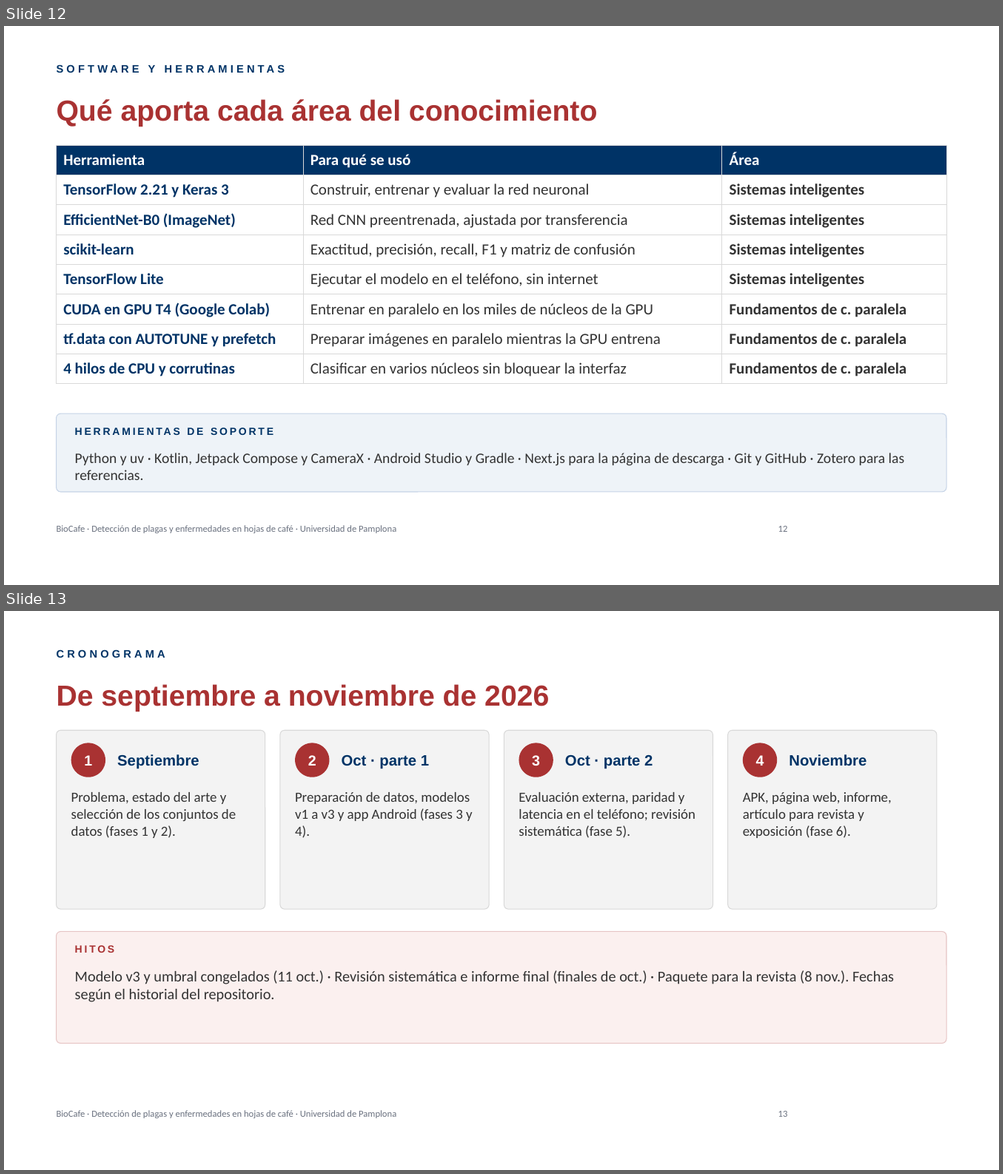
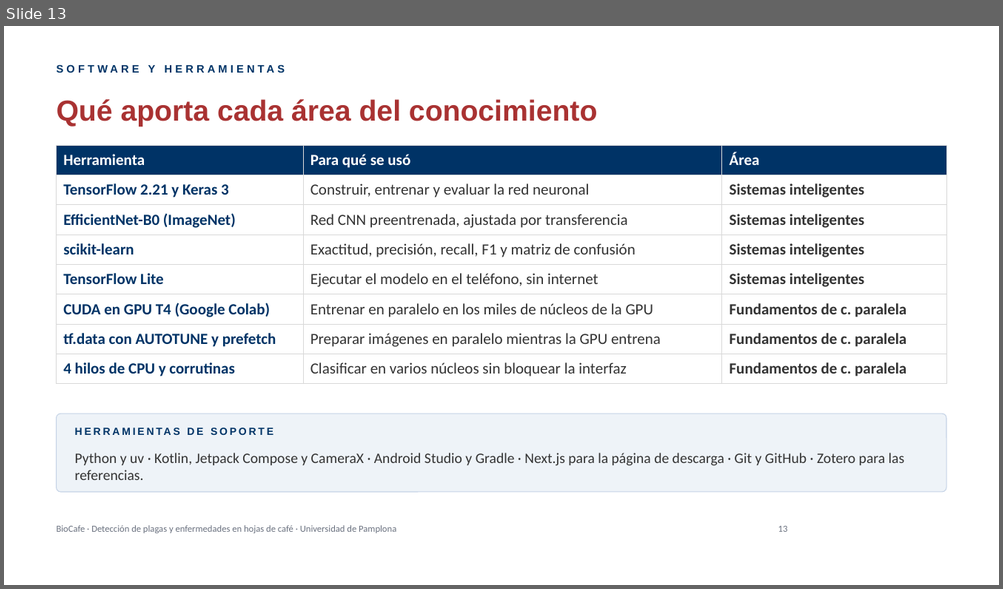
Before and after one commit to heyleyp14/cafe, a slide deck: entrega/Presentacion_BioCafe.pptx. Shown one above the other, each under a label of ours: slides 12 and 13 before the commit, slide 13 after it. The pictures are 1003x1174 and 1003x589 pixels, drawn with LibreOffice and Linux fonts; fonts in the diff are those of the drawing; background and template pictures are left out. Boxes give left, top, right and bottom in pixels: in the first picture for what was removed or moved away, otherwise in the second. Text is boxed around its words. In the diff, an @@ line names an element or a change of style, - is before the commit and + after.

```diff
--- a/entrega/Presentacion_BioCafe.pptx
+++ b/entrega/Presentacion_BioCafe.pptx
@@ slide 13 removed at <box>4,611,999,1170</box>, background picture (left out); not listed: 1 template element that a slide beside it also shows @@
@@ text removed at <box>57,649,165,658</box> @@
-CRONOGRAMA
@@ title removed at <box>57,684,549,712</box> @@
-De septiembre a noviembre de 2026
@@ rounded rectangle removed at <box>57,730,265,909</box> @@
@@ ellipse removed at <box>71,743,105,777</box> @@
@@ rounded rectangle removed at <box>280,730,489,909</box> @@
@@ ellipse removed at <box>295,743,330,777</box> @@
@@ rounded rectangle removed at <box>504,730,713,909</box> @@
@@ ellipse removed at <box>519,743,553,777</box> @@
@@ rounded rectangle removed at <box>728,730,936,909</box> @@
@@ ellipse removed at <box>743,743,777,777</box> @@
@@ text removed at <box>84,755,92,766</box> @@
-1
@@ text removed at <box>117,755,199,769</box> @@
-Septiembre
@@ text removed at <box>308,755,316,766</box> @@
-2
@@ text removed at <box>341,755,429,769</box> @@
-Oct · parte 1
@@ text removed at <box>532,755,540,766</box> @@
-3
@@ text removed at <box>565,755,652,769</box> @@
-Oct · parte 2
@@ text removed at <box>756,755,764,766</box> @@
-4
@@ text removed at <box>788,755,866,766</box> @@
-Noviembre
@@ text removed at <box>71,792,236,838</box> @@
-Problema, estado del arte y selección de los conjuntos de datos (fases 1 y 2).
@@ text removed at <box>295,792,472,838</box> @@
-Preparación de datos, modelos v1 a v3 y app Android (fases 3 y 4).
@@ text removed at <box>518,792,695,838</box> @@
-Evaluación externa, paridad y latencia en el teléfono; revisión sistemática (fase 5).
@@ text removed at <box>743,792,891,838</box> @@
-APK, página web, informe, artículo para revista y exposición (fase 6).
@@ rounded rectangle removed at <box>57,932,946,1044</box> @@
@@ text removed at <box>75,945,115,953</box> @@
-HITOS
@@ text removed at <box>75,971,893,1002</box> @@
-Modelo v3 y umbral congelados (11 oct.) · Revisión sistemática e informe final (finales de oct.) · Paquete para la revista (8 nov.). Fechas según el historial del repositorio.
@@ page number removed at <box>778,1111,788,1117</box> @@
-13
@@ what was slide 12 is now slide 13 @@
```
Also in this commit, not shown: 3 slides changed, 1 slide added, 1 other file.
